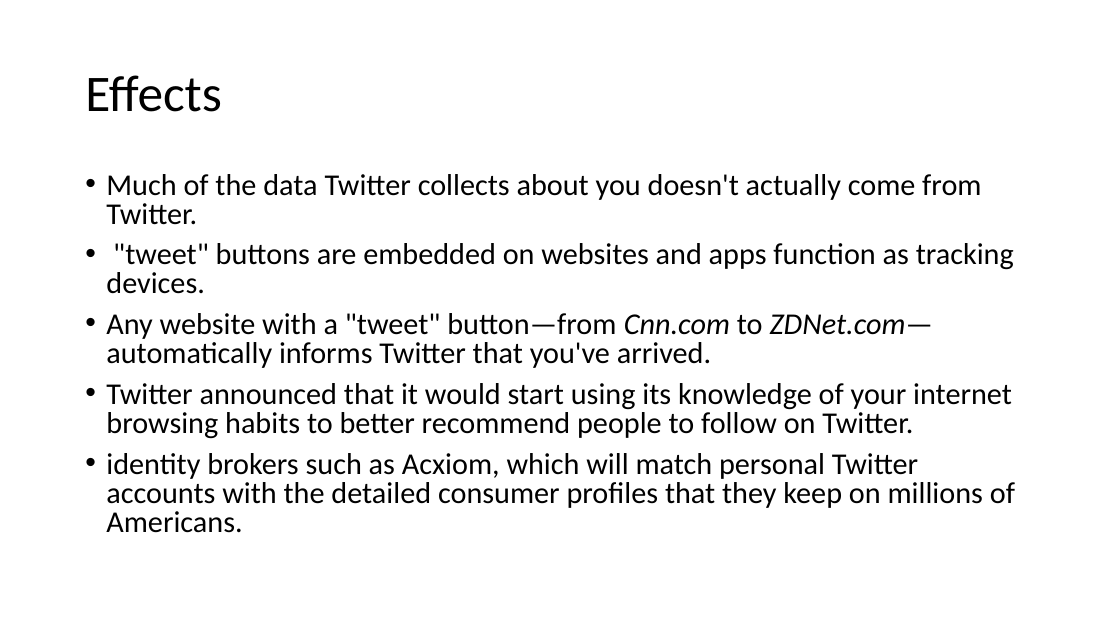
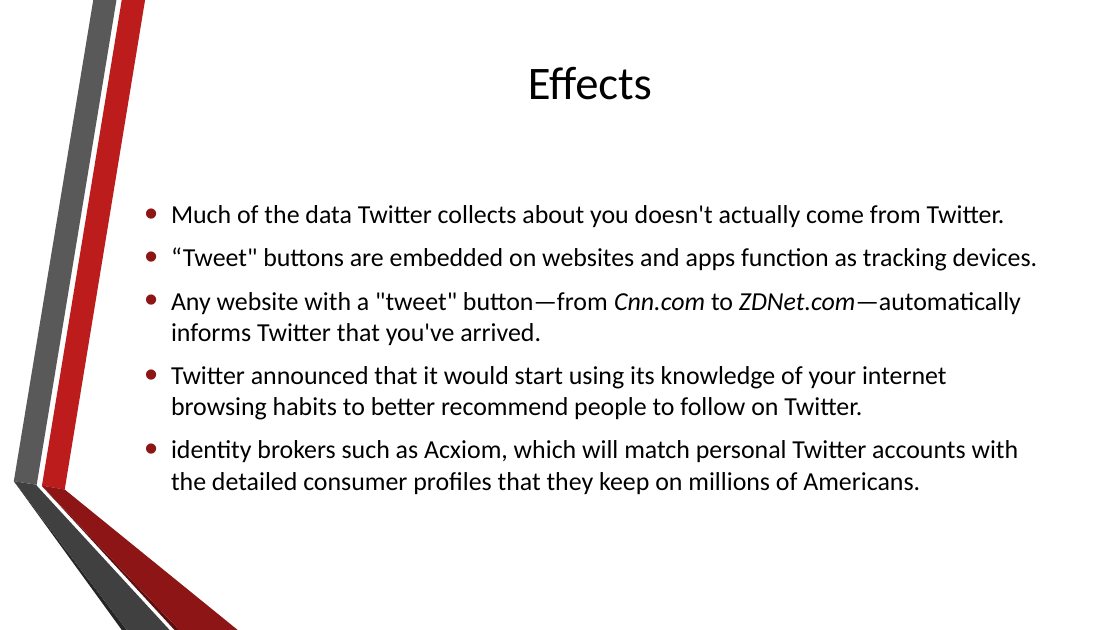
Before and after one commit to deniseygrace/COT-4935-Group-7-Project, a slide deck: slide 29 of Twitter Powerpoint_02_04_05.pptx (slide 21 before the commit). Drawn at 1120x630 pixels with LibreOffice and Linux fonts; fonts in the diff are those of the drawing; background and template pictures are left out. Boxes give left, top, right and bottom in pixels: in the first picture for what was removed or moved away, otherwise in the second. Text is boxed around its words. In the diff, an @@ line names an element or a change of style, - is before the commit and + after.

```diff
--- a/Twitter Powerpoint_02_04_05.pptx
+++ b/Twitter Powerpoint_02_04_05.pptx
@@ title "Effects": place and size @@
-title "Effects" at bbox=[85, 75, 222, 112]
+title "Effects" at bbox=[528, 66, 652, 100]
@@ title "Effects" at bbox=[528, 66, 652, 100]: size 44 to 40 pt; alignment left to centre; line spacing 0.9 to 1 @@
@@ text "Much of the data Twitter ...": place and size @@
-text "Much of the data Twitter ..." at bbox=[106, 174, 1015, 533]
+text "Much of the data Twitter ..." at bbox=[171, 205, 1037, 495]
@@ text "Much of the data Twitter ..." at bbox=[171, 205, 1037, 495]: vertical alignment top to middle @@
@@ text at bbox=[171, 205, 1021, 495]: size 25.9 to 22.2 pt in "Much of the data Twitter collects about ...", "Any website with a "tweet" button—from Cnn.com ...", "Twitter announced that it would start using ...", "identity brokers such as Acxiom, which will ..."; indent changed; line spacing 0.8 to 1 @@
@@ text at bbox=[171, 247, 1037, 271]: text changed; size 25.9 to 22.2 pt @@
-• "tweet" buttons are embedded on websites and apps function as tracking devices.
+• “Tweet" buttons are embedded on websites and apps function as tracking devices.
@@ group added at bbox=[13, 0, 238, 630]: 6 freeform shapes @@
```
Also in this commit, not shown: 21 other slides changed, 11 slides added, 2 slides removed, 4 other files.
